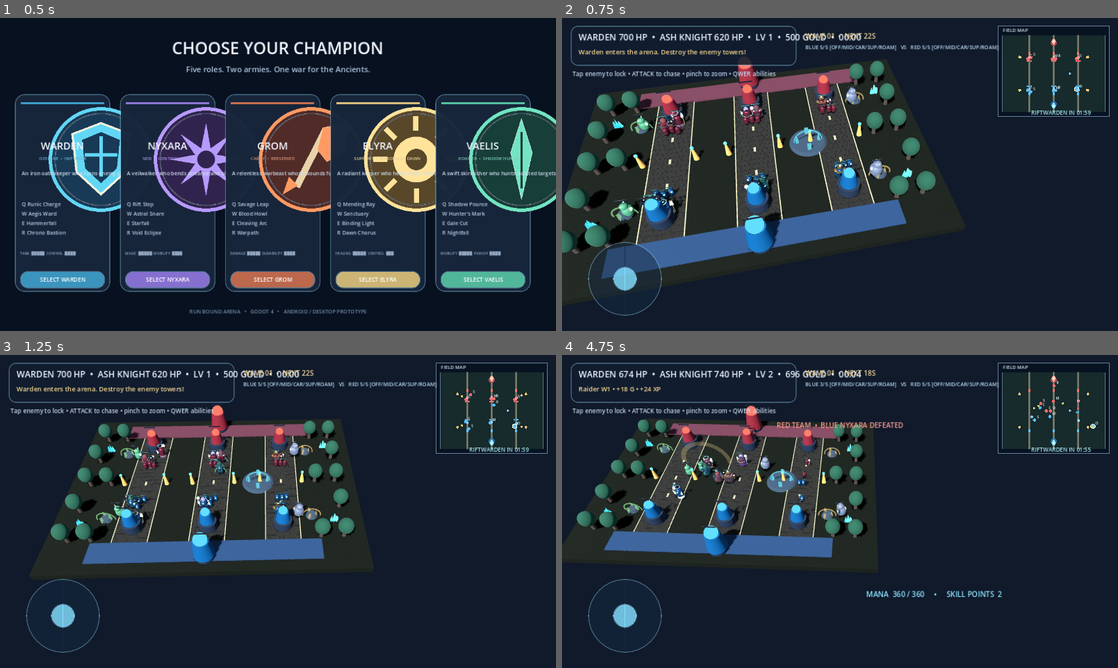
Above: before the commit, frames 1-4 (two rows, left to right).
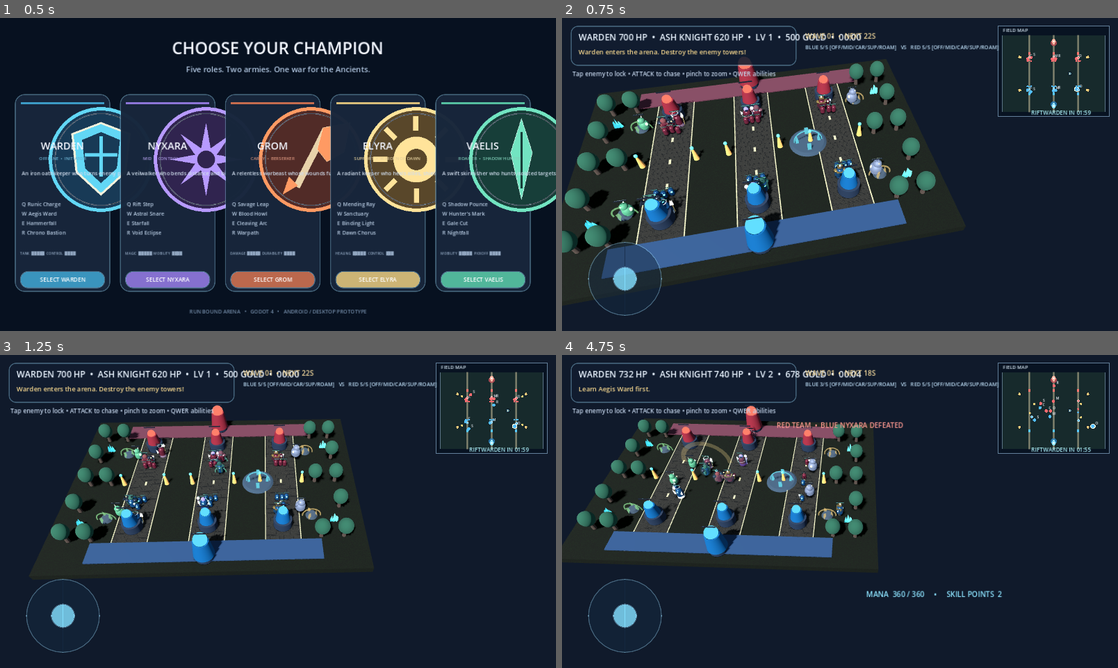
Above: after the commit, the same moments.

Repository: Xradiuzz/Runebound-arena
Game: Godot game, scene res://Main.tscn
Same seed, same stepped clock (60 frames per second), same inputs: the game is played once before the commit and once after it.
Inputs (mouse positions are in pixels of both pictures, inside the frame that each line leads up to):
- Up to frame 1 (0.5 s): no input
- Up to frame 2 (0.75 s): click "SELECT WARDEN" at 0.5 s
- Up to frame 3 (1.25 s): no input
- Up to frame 4 (4.75 s): move the mouse to (962, 495) at 1.27 s; hold D (move_right) 1.28-2 s; tap Space (attack) at 1.35 s; click (962, 495) at 1.42 s; drag from (728, 527) to (812, 574) at 2.02 s; move the mouse to (895, 442) at 2.77 s; hold D (move_right) 2.78-3.5 s; tap 1 (cast_q) at 2.85 s; drag from (812, 574) to (673, 464) at 3.52 s; move the mouse to (1006, 558) at 4.27 s; hold A (move_left) from 4.28 s (still down); tap 2 (cast_w) at 4.35 s

Frame 1 is identical in both runs. In frame 2, less than 0.1% of the frame differs, in the area x 51-58%, y 21-52%; in frame 3, 0.2%; in frame 4, 0.7%, in the area x 3-96%, y 5-52%.
Error in both runs: Invalid assignment of property or key 'icon_max_width' with value of type 'int' on a base object of type 'Button'. (res://scripts/game.gd:1061)

Commit message:
Keep neutral monsters inside their jungle camp leash

Diff:
--- a/scripts/arena_neutral_camp.gd
+++ b/scripts/arena_neutral_camp.gd
@@ -45,8 +45,9 @@
     monster_gold = reward_gold
     monster_xp = reward_xp
     respawn_delay = respawn_seconds
-    monster_aggro = 5.8 if kind == "stalker" else 6.4
-    monster_leash = 10.5 if kind == "stalker" else 11.5
+    # Neutral camps should defend a compact clearing, not trail the player across the map.
+    monster_aggro = 4.2 if kind == "stalker" else 4.6
+    monster_leash = 7.2 if kind == "stalker" else 7.8
 
 
 func _ready() -> void:
